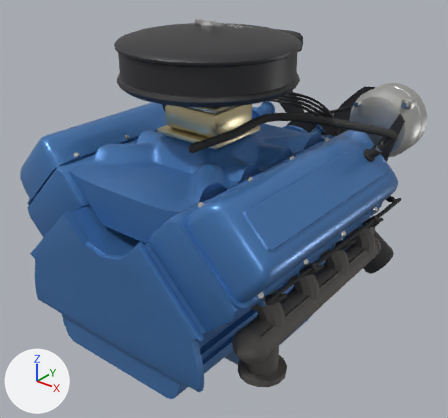
The Blender file assets/engine-amc360/AMC360_Engine.blend as it was, and as the next commit left it.
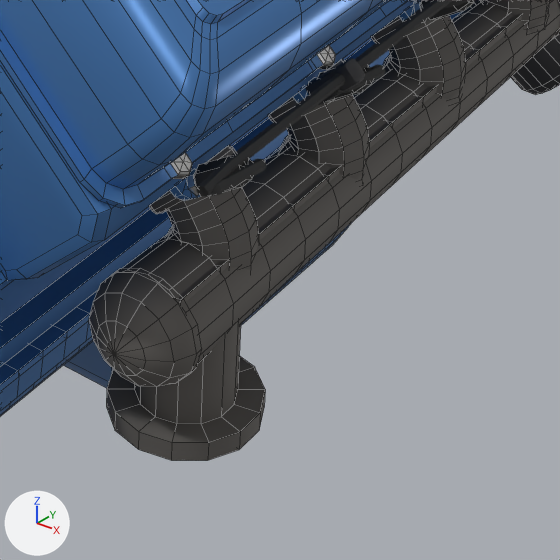
The first picture shows the older version from a camera (50 mm lens) standing at (0.801, -1.227, 0.759) and looking at (-0.002, -0.222, 0.136). The close-ups show the older and then the newer version on the part from 46% to 84% of the width and 58% to 100% of the height of that picture. Only the edits that show in the close-ups are written down. Arrows for +X, +Y and +Z are at lower left; the lights stay in place. The close-ups show mesh edges as thin lines.

The older version as bpy lines, for what is in view:
```python
me_eng_block = bpy.data.meshes.new('ENG_Block')
me_eng_block.from_pydata(...)  # 632 vertices, 668 faces; spans x -0.239..0.239, y -0.589..0.0, z -0.018..0.238
me_eng_block.polygons.foreach_set('use_smooth', [True] * 668)
me_eng_block.materials.append(mat_eng_paint_cast)  # blue #4579b5
me_eng_exhaustmanifold_r = bpy.data.meshes.new('ENG_ExhaustManifold_R')
me_eng_exhaustmanifold_r.from_pydata(...)  # 1002 vertices, 936 faces; spans x -0.045..0.045, y -0.259..0.252, z -0.083..0.076
me_eng_exhaustmanifold_r.polygons.foreach_set('use_smooth', [True] * 936)
me_eng_exhaustmanifold_r.materials.append(mat_eng_cast_iron)  # grey #6f6c69
me_eng_head_r = bpy.data.meshes.new('ENG_Head_R')
me_eng_head_r.from_pydata(...)  # 152 vertices, 186 faces; spans x -0.101..0.1, y -0.268..0.269, z -0.101..0.097
me_eng_head_r.polygons.foreach_set('use_smooth', [True] * 186)
me_eng_head_r.materials.append(mat_eng_paint_cast)  # blue #4579b5
ob_eng_block = bpy.data.objects.new('ENG_Block', me_eng_block)
ob_eng_block.parent = ob_eng_root
ob_eng_block.location = (0.0, 0.0, 0.0)
ob_eng_exhaustmanifold_r = bpy.data.objects.new('ENG_ExhaustManifold_R', me_eng_exhaustmanifold_r)
ob_eng_exhaustmanifold_r.parent = ob_eng_root
ob_eng_exhaustmanifold_r.location = (0.283, -0.275, 0.0594)
ob_eng_head_r = bpy.data.objects.new('ENG_Head_R', me_eng_head_r)
ob_eng_head_r.parent = ob_eng_root
ob_eng_head_r.location = (0.2, -0.298, 0.2)
# also in view: 'ENG_IgnitionLeads' at (0.0, -0.206, 0.252); 'ENG_WireLoom_R' at (0.324, -0.268, 0.177); 'ENG_OilPan' at (0.0, -0.262, -0.123); 'ENG_PlugBoots' at (0.0, -0.289, 0.156); 'ENG_ValveCover_R' at (0.254, -0.299, 0.256)
```
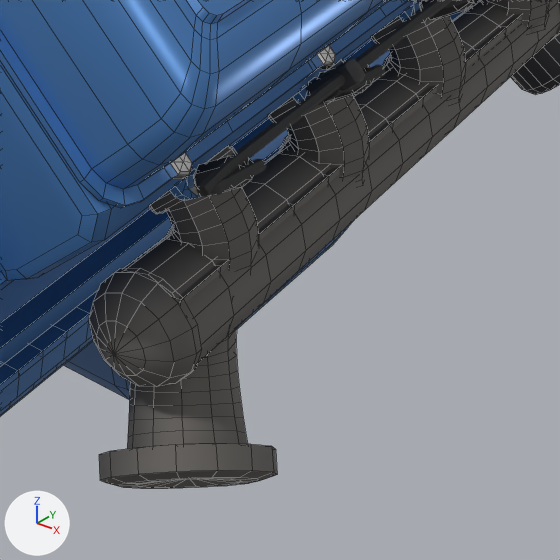
Where the change shows, as pixel boxes [x1, y1, x2, y2] in the close-ups (560 x 560 px; the box of a moved part takes in the faces that stretch with it):
'ENG_ExhaustManifold_R', reshaped: before [89, 0, 560, 460]; after [89, 0, 560, 488]
part 1 of me_eng_exhaustmanifold_r, rebuilt: before [106, 323, 265, 460]; after [127, 329, 248, 449]
part 2 of me_eng_exhaustmanifold_r, added: after [99, 444, 277, 488]
part 3 of me_eng_exhaustmanifold_r, moved or reshaped: before [123, 0, 560, 364]; after [124, 0, 560, 364]

Patch to the scene script:
```diff
--- a/assets/engine-amc360/AMC360_Engine.blend.py
+++ b/assets/engine-amc360/AMC360_Engine.blend.py
@@ me_eng_exhaustmanifold_r @@
 # used by ob_eng_exhaustmanifold_r; parent = ob_eng_root; location = (0.283, -0.275, 0.0594)
-me_eng_exhaustmanifold_r.from_pydata(...)  # 1002 vertices, 936 faces; spans x -0.045..0.045, y -0.259..0.252, z -0.083..0.076
+me_eng_exhaustmanifold_r.from_pydata(...)  # 1133 vertices, 1071 faces; spans x -0.035..0.075, y -0.269..0.252, z -0.126..0.076
+# me_eng_exhaustmanifold_r part 1: the loose piece of 70 vertices spanning x -0.045..0.045, y -0.234..-0.142, z -0.083..0.0 is rebuilt with 156 vertices and now spans x -0.03..0.057, y -0.251..-0.16, z -0.109..0.012
+# me_eng_exhaustmanifold_r part 2: a new loose piece of 71 vertices spanning x -0.02..0.075, y -0.269..-0.179, z -0.126..-0.046, in mat_eng_cast_iron (grey #6f6c69)
+# me_eng_exhaustmanifold_r part 3: 156 vertices removed from x -0.032..0.032, y -0.228..0.228, z -0.031..0.031; 130 vertices added at x -0.032..0.032, y -0.228..0.228, z -0.03..0.03
 me_eng_exhaustmanifold_r.materials.append(mat_eng_cast_iron)
```
